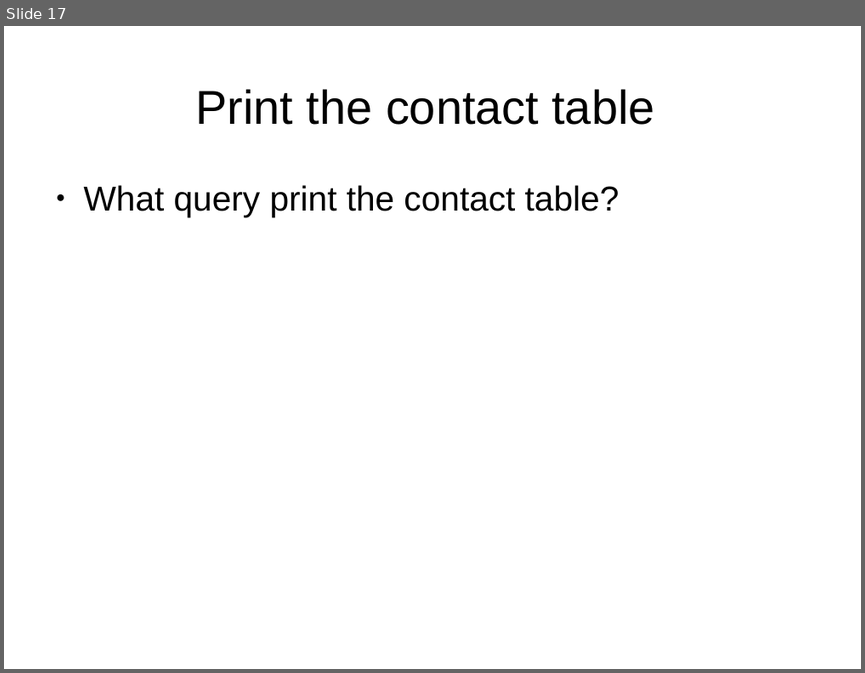
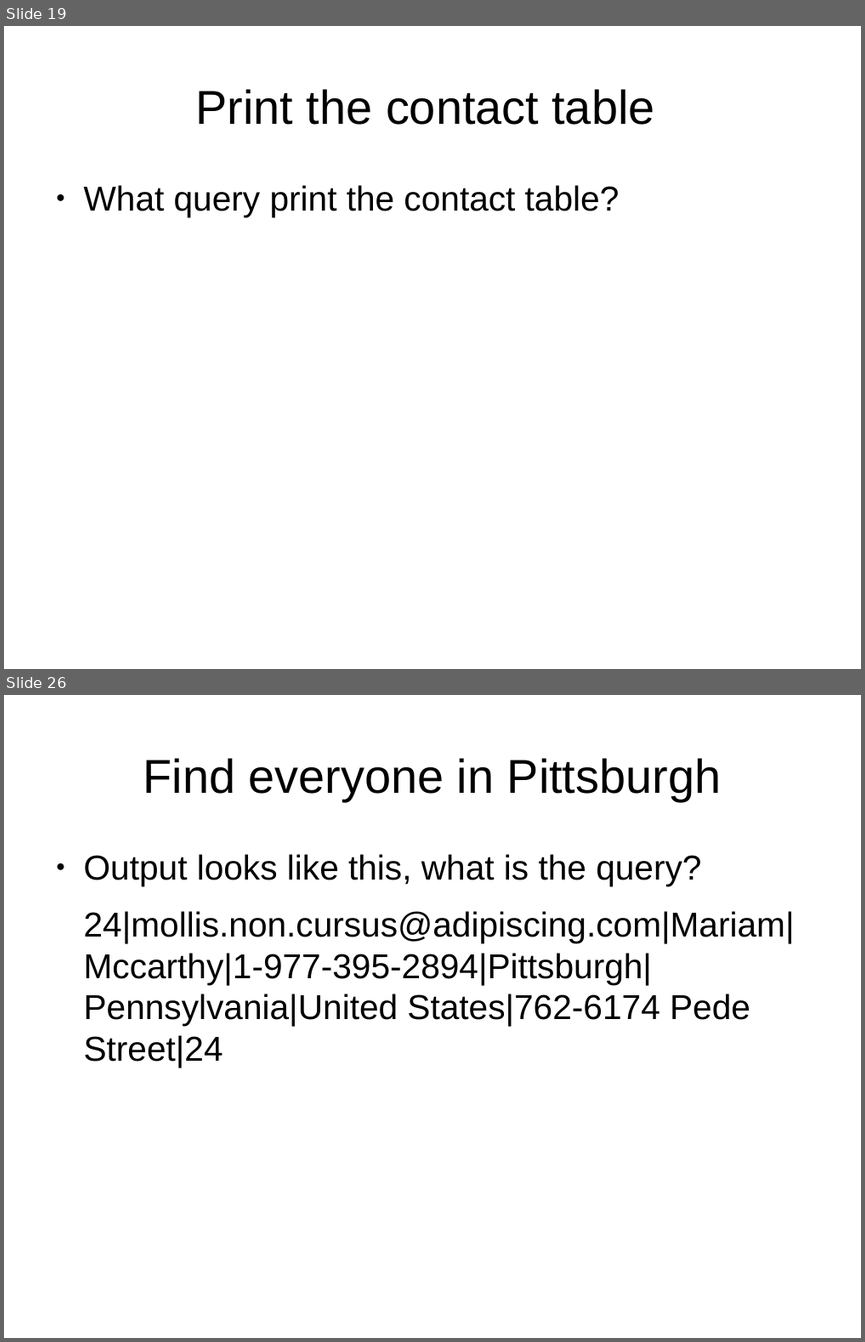
Before and after one commit to Oflameo/intro_to_databases_with_sqlite3, a slide deck: intro_to_databases_with_sqlite3.odp. Shown one above the other, each under a label of ours: slide 17 before the commit, slides 19 and 26 after it; the slides between them are not shown. The pictures are 865x673 and 865x1342 pixels, drawn with LibreOffice and Linux fonts; fonts in the diff are those of the drawing. Boxes give left, top, right and bottom in pixels: in the first picture for what was removed or moved away, otherwise in the second. Text is boxed around its words. In the diff, an @@ line names an element or a change of style, - is before the commit and + after.

```diff
--- a/intro_to_databases_with_sqlite3.odp
+++ b/intro_to_databases_with_sqlite3.odp
@@ slide 26 added at (x1=4, y1=695, x2=861, y2=1338), background #FFFFFF @@
@@ title added at (x1=143, y1=758, x2=721, y2=801), 44 pt, text #000000 @@
+Find everyone in Pittsburgh
@@ text added at (x1=84, y1=854, x2=794, y2=1067), 32 pt, text #000000 @@
+● Output looks like this, what is the query?
+24|mollis.non.cursus@adipiscing.com|Mariam|Mccarthy|1-977-395-2894|Pittsburgh|Pennsylvania|United States|762-6174 Pede Street|24
@@ what was slide 17 is now slide 19 @@
```
Also in this commit, not shown: 2 slides changed, 13 other slides added, 1 slide removed.
